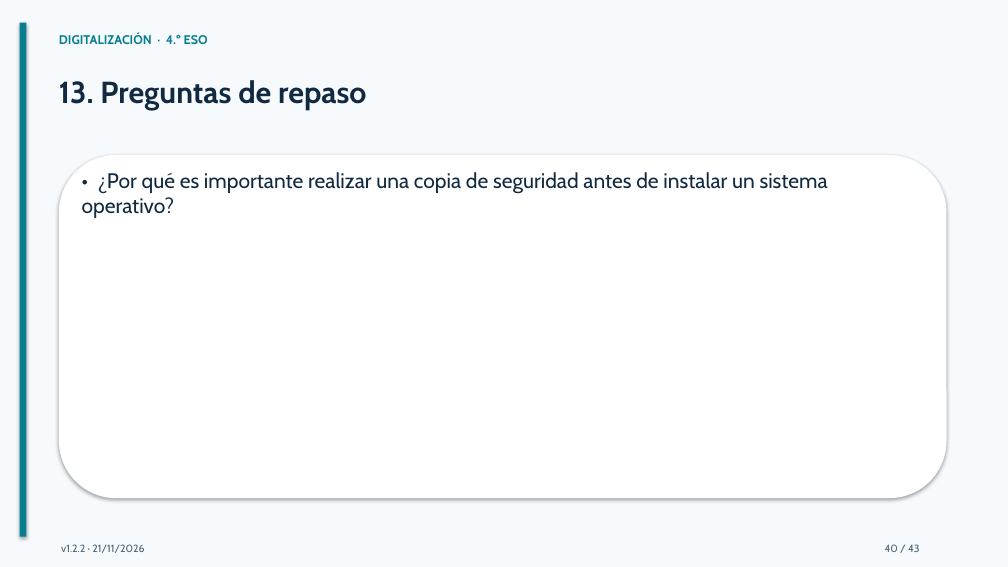
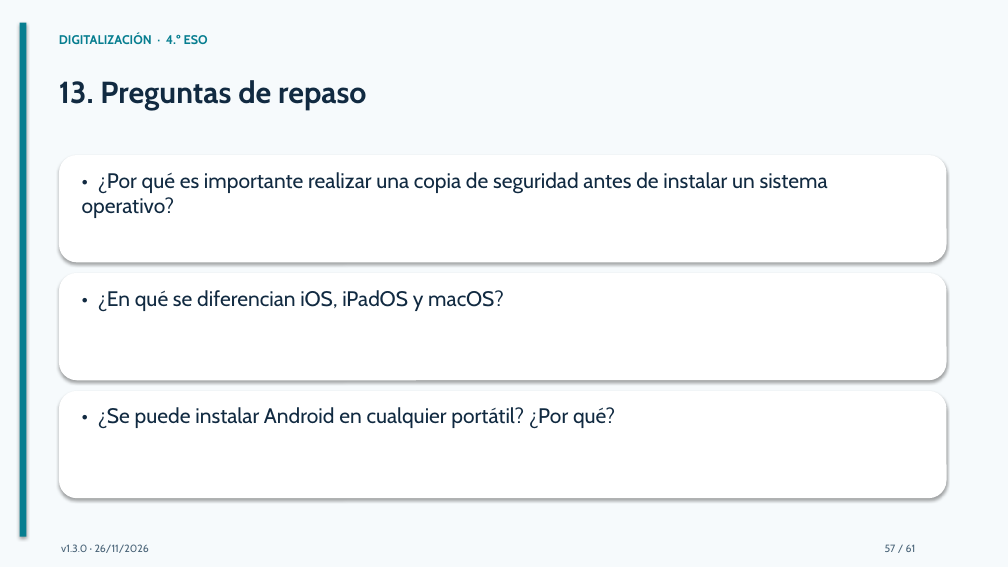
Before and after one commit to bitschips/digitaliza4, a slide deck: slide 57 of temas/tema-02-sistemas-operativos/presentaciones/tema-02-sistemas-operativos.pptx (slide 40 before the commit). Drawn at 1008x567 pixels with LibreOffice and Linux fonts; fonts in the diff are those of the drawing. Boxes give left, top, right and bottom in pixels: in the first picture for what was removed or moved away, otherwise in the second. Text is boxed around its words. In the diff, an @@ line names an element or a change of style, - is before the commit and + after.

```diff
--- a/temas/tema-02-sistemas-operativos/presentaciones/tema-02-sistemas-operativos.pptx
+++ b/temas/tema-02-sistemas-operativos/presentaciones/tema-02-sistemas-operativos.pptx
@@ rounded rectangle: place and size @@
-rounded rectangle at (59, 155, 947, 498)
+rounded rectangle at (59, 155, 947, 262)
@@ rounded rectangle added at (59, 273, 947, 380), fill #FFFFFF @@
@@ text added at (98, 290, 504, 312), 20 pt, text #112A41 @@
+• ¿En qué se diferencian iOS, iPadOS y macOS?
@@ rounded rectangle added at (59, 391, 947, 498), fill #FFFFFF @@
@@ text added at (98, 407, 615, 429), 20 pt, text #112A41 @@
+• ¿Se puede instalar Android en cualquier portátil? ¿Por qué?
@@ text at (61, 544, 149, 553): text changed @@
-v1.2.2 · 21/11/2026
+v1.3.0 · 26/11/2026
@@ text at (885, 544, 916, 552): text changed @@
-40 / 43
+57 / 61
```
Also in this commit, not shown: 42 other slides changed, 18 slides added, 2 other files.
